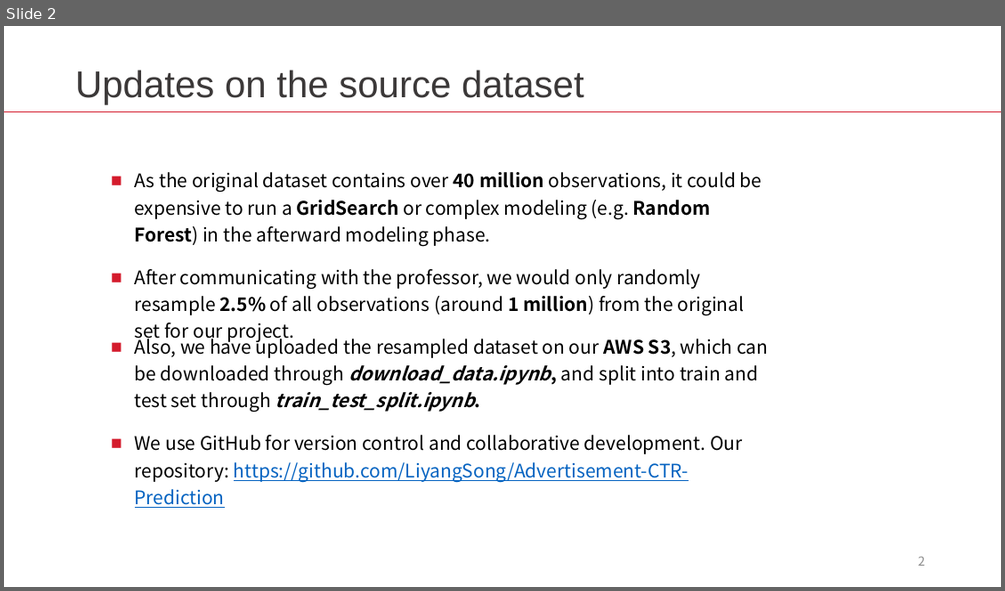
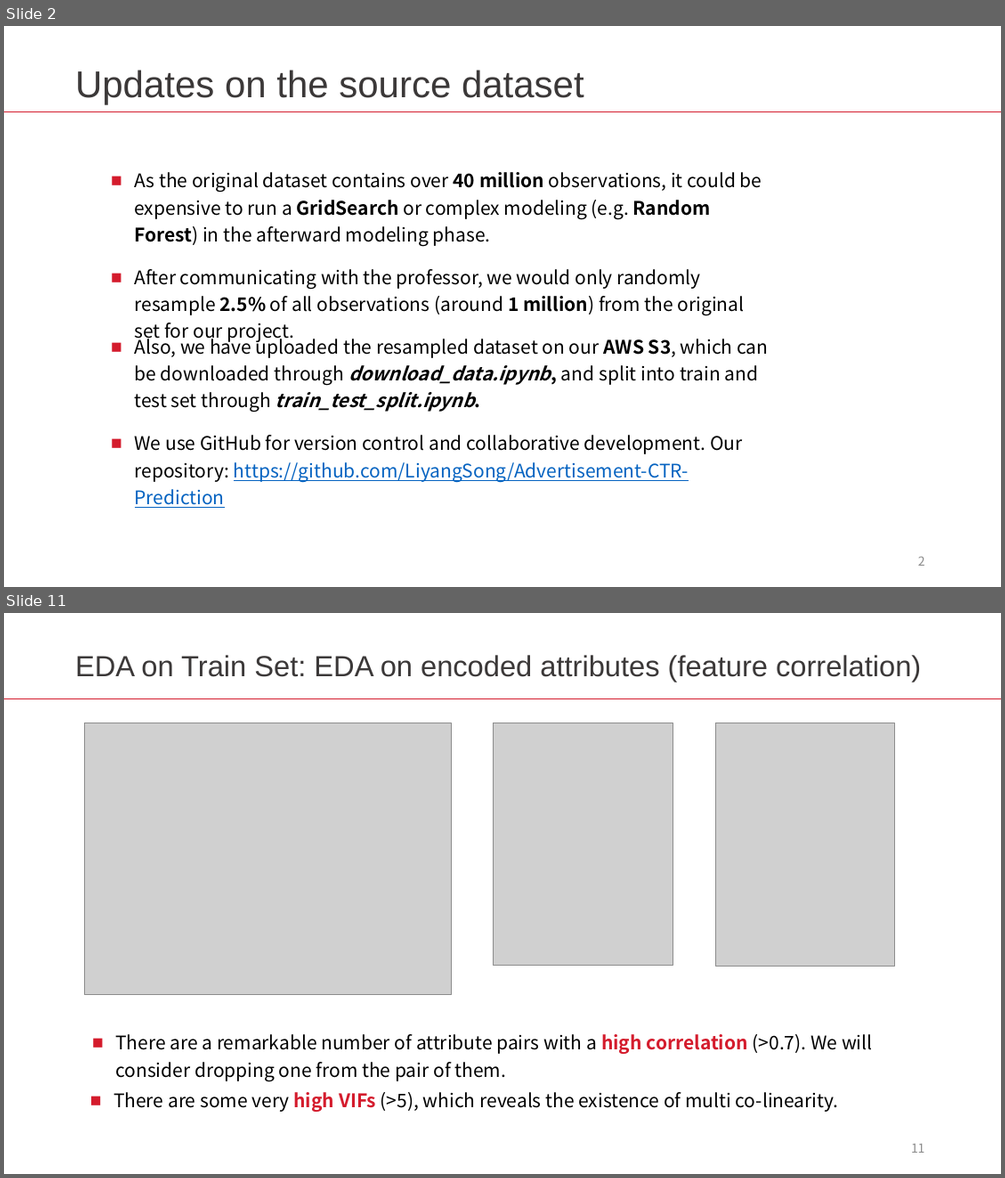
Before and after one commit to LiyangSong/Advertisement-CTR-Prediction, a slide deck: submissions/phase2/eda.pptx. Shown one above the other, each under a label of ours: slide 2 before the commit, slides 2 and 11 after it; the slides between them are not shown. The pictures are 1005x591 and 1005x1178 pixels, drawn with LibreOffice and Linux fonts; fonts in the diff are those of the drawing; grey boxes stand for pictures. Boxes give left, top, right and bottom in pixels: in the first picture for what was removed or moved away, otherwise in the second. Text is boxed around its words. In the diff, an @@ line names an element or a change of style, - is before the commit and + after.

```diff
--- a/submissions/phase2/eda.pptx
+++ b/submissions/phase2/eda.pptx
@@ slide 11 added at (x1=4, y1=613, x2=1001, y2=1174), background #FFFFFF @@
@@ text added at (x1=75, y1=655, x2=921, y2=682), 28 pt, text #3B3838 @@
+EDA on Train Set: EDA on encoded attributes (feature correlation)
@@ rectangle added at (x1=4, y1=698, x2=1001, y2=699), fill #D41B2C @@
@@ picture added at (x1=85, y1=723, x2=451, y2=994) @@
@@ picture added at (x1=494, y1=723, x2=673, y2=965) @@
@@ picture added at (x1=716, y1=723, x2=896, y2=965) @@
@@ text added at (x1=115, y1=1034, x2=873, y2=1081), 18 pt, text #000000 @@
+■ There are a remarkable number of attribute pairs with a high correlation (>0.7). We will consider dropping one from the pair of them.
@@ text added at (x1=113, y1=1092, x2=839, y2=1111), 18 pt, text #000000 @@
+■ There are some very high VIFs (>5), which reveals the existence of multi co-linearity.
@@ page number added at (x1=911, y1=1143, x2=925, y2=1152), 12 pt, text #8C8C8C @@
+11
```
Also in this commit, not shown: 10 other slides added, 1 slide removed, 1 other file.
